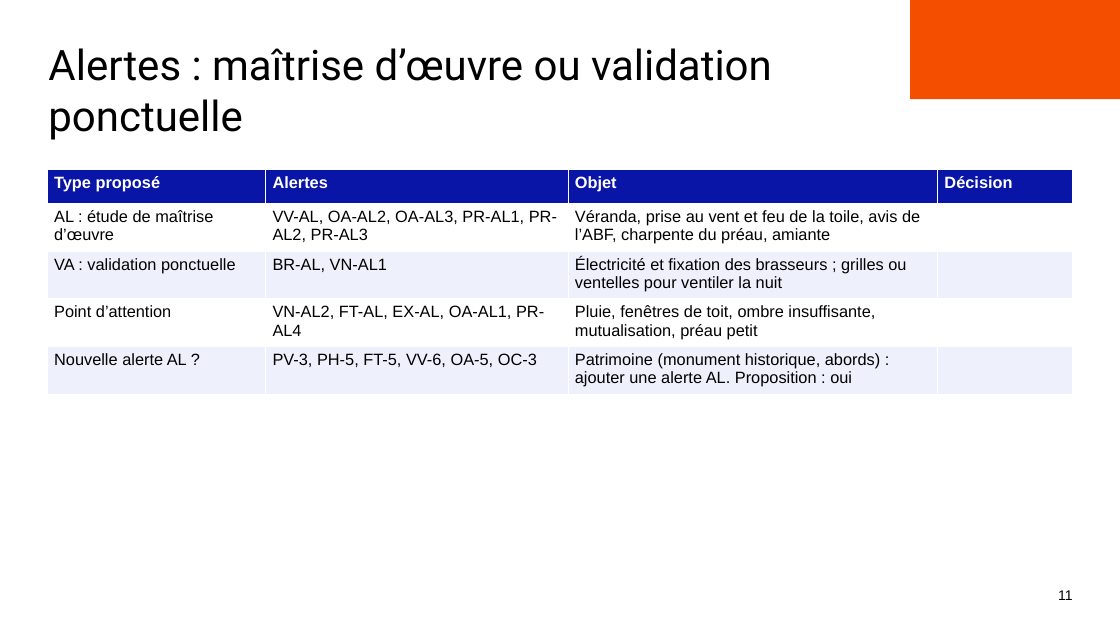
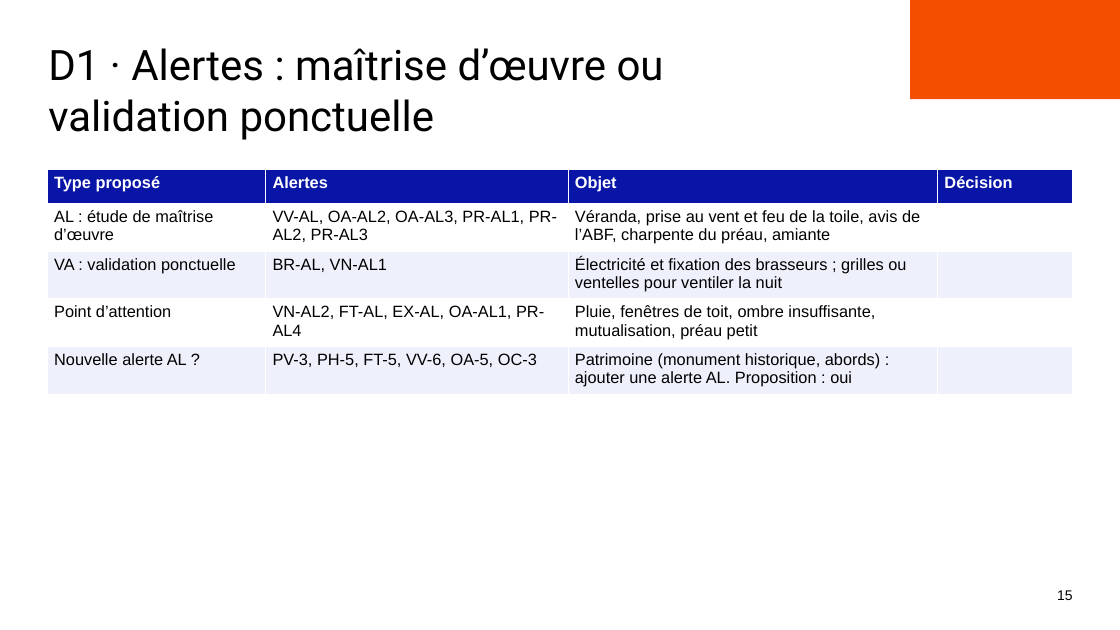
Before and after one commit to benjaminlallemand44/outilplancanicule_methodosurya, a slide deck: slide 15 of docs/presentation/Points_a_trancher_reunion.pptx (slide 11 before the commit). Drawn at 1120x630 pixels with LibreOffice and Linux fonts; fonts in the diff are those of the drawing; background and template pictures are left out. Boxes give left, top, right and bottom in pixels: in the first picture for what was removed or moved away, otherwise in the second. Text is boxed around its words. In the diff, an @@ line names an element or a change of style, - is before the commit and + after.

```diff
--- a/docs/presentation/Points_a_trancher_reunion.pptx
+++ b/docs/presentation/Points_a_trancher_reunion.pptx
@@ text at <box>48,48,664,140</box>: text changed @@
-Alertes : maîtrise d’œuvre ou validation ponctuelle
+D1 · Alertes : maîtrise d’œuvre ou validation ponctuelle
@@ page number at <box>1057,590,1073,600</box>: text changed @@
-11
+15
```
Also in this commit, not shown: 8 other slides changed, 3 slides added, 1 other file.
